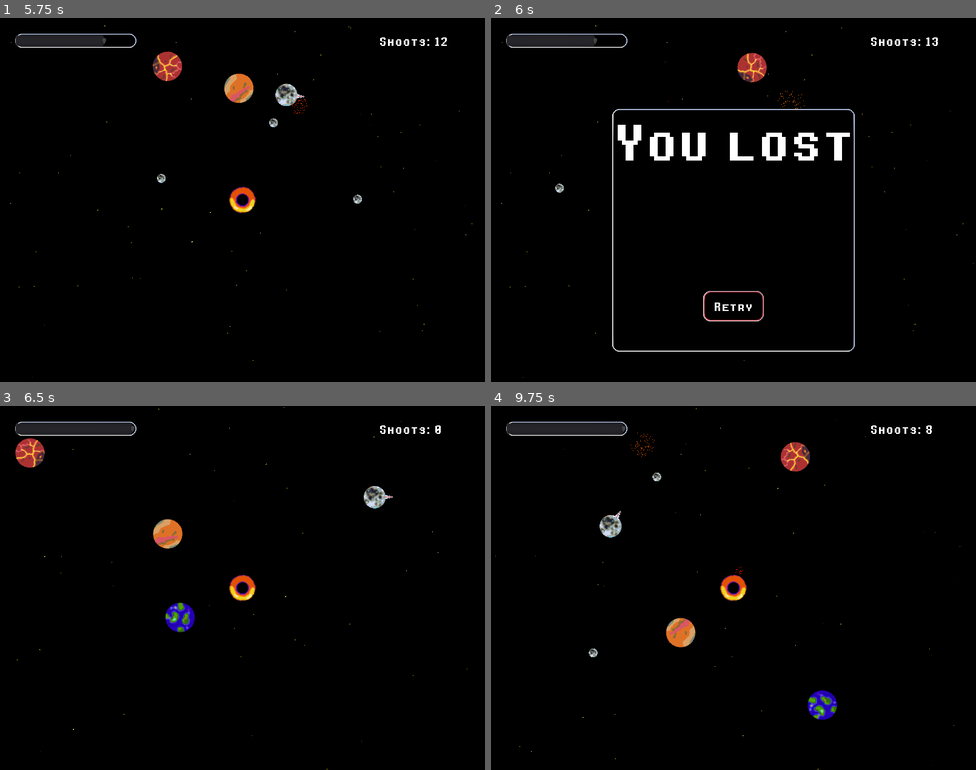
Above: before the commit, frames 1-4 (two rows, left to right).
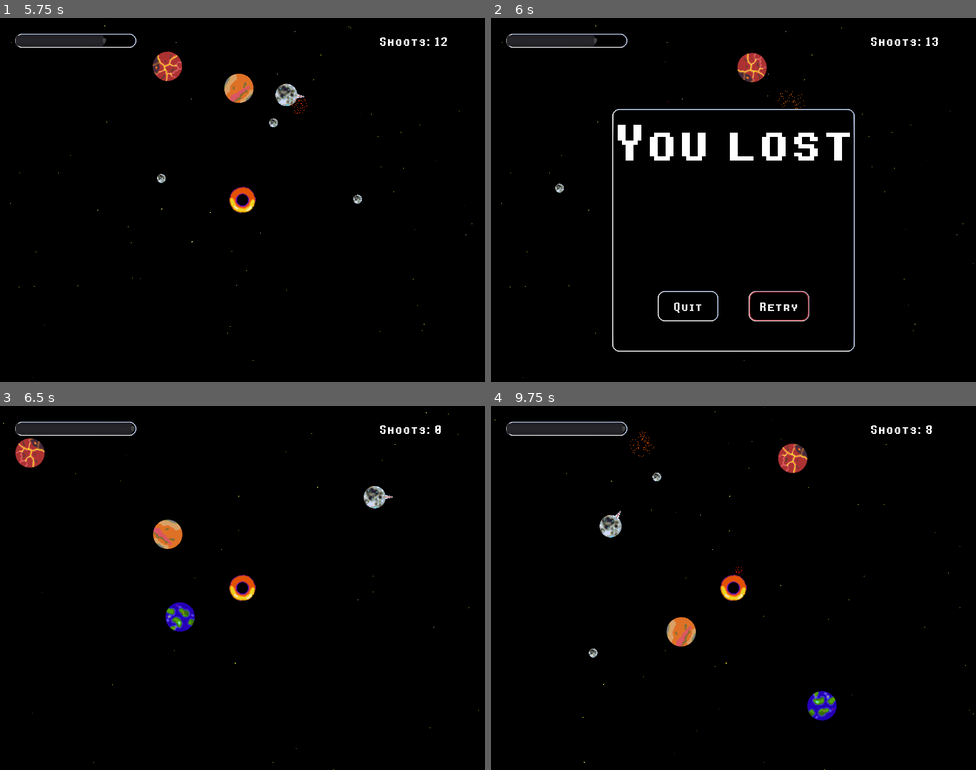
Above: after the commit, the same moments.

Repository: renato-grottesi/moonarchists
Game: Godot game, scene res://Game/Level03.tscn
Two runs of this game, one before a commit and one after it. Both use one fixed random seed, a clock stepped at 60 frames per second and the inputs below. This scene is started directly instead of the project's main scene.
Inputs (mouse positions are in pixels of both pictures, inside the frame that each line leads up to):
- Up to frame 1 (5.75 s): tap Enter at 0.5 s; move the mouse to (349, 181) at 0.52 s; hold Right 0.53-1.28 s; click (349, 181) at 0.67 s; tap Space at 0.77, 1.52, 3.02, 3.77, 4.52 s; move the mouse to (145, 218) at 1.27 s; hold Down 1.28-2.03 s; click (145, 218) at 1.42 s; move the mouse to (291, 119) at 2.02 s; hold Right 2.03-2.78 s; click (291, 119) at 2.17 s; move the mouse to (218, 272) at 2.77 s; hold Up 2.78-3.53 s; click (218, 272) at 2.92 s; move the mouse to (388, 254) at 3.52 s; hold Left 3.53-5.03 s; click (388, 254) at 3.67 s; move the mouse to (97, 145) at 4.27 s; click (97, 145) at 4.42 s; move the mouse to (266, 200) at 5.02 s; hold Down from 5.03 s (still down); click (266, 200) at 5.17 s
- Up to frame 2 (6 s): move the mouse to (660, 109) at 5.77 s; release Down at 5.78 s; hold Right from 5.78 s (still down); click (660, 109) at 5.92 s
- Up to frame 3 (6.5 s): keep holding Right; tap Space at 6.02 s
- Up to frame 4 (9.75 s): move the mouse to (840, 569) at 6.52 s; release Right at 6.53 s; hold Up 6.53-7.28 s; click (840, 569) at 6.67 s; tap Space at 6.77, 7.52, 9.02 s; move the mouse to (636, 606) at 7.27 s; hold Right 7.28-8.03 s; click (636, 606) at 7.42 s; move the mouse to (782, 507) at 8.02 s; hold Down 8.03-8.78 s; click (782, 507) at 8.17 s; move the mouse to (709, 660) at 8.77 s; hold Left 8.78-9.53 s; click (709, 660) at 8.92 s; move the mouse to (879, 642) at 9.52 s; hold Up from 9.53 s (still down); click (879, 642) at 9.67 s

Frame 1 is identical in both runs. In frame 2, 0.6% of the frame differs, in the area x 34-66%, y 75-84%; in frame 3, 0.9%; in frame 4, 1.0%, in the area x 0-100%, y 0-100%.

Commit message:
add level 4, star scoring system, tutorial-story stubs and persistence

Diff:
--- a/Game/Level01.tscn
+++ b/Game/Level01.tscn
@@ -16,3 +16,14 @@
 position = Vector2( -259.188, 5.71323 )
 impulse0 = Vector2( 0, 500 )
 texture = ExtResource( 4 )
+
+[node name="Label" parent="HUD/Opening" index="0"]
+text = "
+We installed a mini-moon
+generator on your moon.
+Use it to shoot at enemy planets
+and push them to their doom!
+
+Move the mouse or use the
+arrow keys to aim.
+Click or press space to shoot."
--- a/Game/Level03.tscn
+++ b/Game/Level03.tscn
@@ -6,8 +6,9 @@
 [ext_resource path="res://Sprites/mars.png" type="Texture" id=5]
 [ext_resource path="res://Sprites/efisto.png" type="Texture" id=6]
 
-[node name="Level02" instance=ExtResource( 1 )]
+[node name="Level03" instance=ExtResource( 1 )]
 current_level = 3
+next_level = 4
 
 [node name="Moon" parent="." index="3"]
 position = Vector2( 351.121, 9.43872 )
--- /dev/null
+++ b/Game/Level04.tscn
@@ -0,0 +1,40 @@
+[gd_scene load_steps=6 format=2]
+
+[ext_resource path="res://Game/Universe.tscn" type="PackedScene" id=1]
+[ext_resource path="res://Game/NeutralMoon.tscn" type="PackedScene" id=2]
+[ext_resource path="res://Sprites/moon.png" type="Texture" id=3]
+[ext_resource path="res://Sprites/saturn.png" type="Texture" id=4]
+[ext_resource path="res://Sprites/efisto.png" type="Texture" id=6]
+
+[node name="Level04" instance=ExtResource( 1 )]
+current_level = 4
+
+[node name="Moon" parent="." index="3"]
+position = Vector2( 351.121, 9.43872 )
+impulse0 = Vector2( 200, -600 )
+
+[node name="Moon" parent="Bodies" index="0" instance=ExtResource( 2 )]
+position = Vector2( -218.346, -169.997 )
+impulse0 = Vector2( 0, 500 )
+texture = ExtResource( 3 )
+friendly = true
+
+[node name="Saturn" parent="Bodies" index="1" instance=ExtResource( 2 )]
+position = Vector2( 9.95728, -133.136 )
+impulse0 = Vector2( -500, -100 )
+texture = ExtResource( 4 )
+
+[node name="Efisto" parent="Bodies" index="2" instance=ExtResource( 2 )]
+position = Vector2( -282.646, 55.8435 )
+impulse0 = Vector2( -500, -800 )
+texture = ExtResource( 6 )
+
+[node name="Opening" parent="HUD" index="3"]
+visible = true
+
+[node name="Label" parent="HUD/Opening" index="0"]
+text = "
+There is another rougue moon
+in this planetary system.
+
+Be carefull and do not break it!"
--- a/Game/NeutralMoon.gd
+++ b/Game/NeutralMoon.gd
@@ -2,6 +2,7 @@
 
 export (Vector2) var impulse0 : Vector2 = Vector2(0, 0)
 export (Resource) var texture
+export (bool) var friendly : bool = false
 
 var rng = RandomNumberGenerator.new()
 
--- a/Game/Universe.gd
+++ b/Game/Universe.gd
@@ -3,32 +3,45 @@
 export (int) var current_level : int = 0
 export (int) var next_level : int = 0
 
-var mass_bullet_scene = preload("res://Game/MassBullet.tscn");
+var mass_bullet_scene = preload("res://Game/MassBullet.tscn")
+var star_texture = preload("res://Sprites/star_full.png")
 
 var levels = [
 	"res://Scenes/MainMenu.tscn",
 	"res://Game/Level01.tscn",
 	"res://Game/Level02.tscn",
-	"res://Game/Level03.tscn"
+	"res://Game/Level03.tscn",
+	"res://Game/Level04.tscn",
 	];
 
 var shoots = 0;
 var game_over = false;
 
 func _ready():
+	var stars = Global.level_status[current_level-1]
+	if stars > 5 :
+		if $HUD/Opening/Label.text.length() > 1:
+			$HUD/Opening.popup()
 	pass
 
 func _process(delta):
+	var enemies_left = 0
 	for B in $Bodies.get_children():
+		if ! B.friendly:
+			enemies_left += 1
 		var c = $CenterOfMass.position
 		var b = B.position
 		var l = b.distance_to(c)
 		if l < 60.0:
 			$ExplosionSound.play()
 			B.queue_free();
-	if $Bodies.get_child_count() < 1 :
+			if B.friendly :
+				game_over = true
+				$HUD/Lost.popup()
+	if enemies_left < 1 :
 		if !game_over:
 			game_over = true
+			$HUD/Victory/Star1.set_texture(star_texture)
 			$HUD/Victory.popup()
 	pass
 
@@ -77,9 +90,47 @@
 	pass
 
 func _on_LostRetry_pressed():
+	var stars = Global.level_status[current_level-1]
+	if stars > 3 :
+		Global.level_status[current_level-1] = 5
 	Global.goto_scene(levels[current_level])
 	pass
 
 func _on_LastLevelVictory_pressed():
 	Global.goto_scene(levels[next_level])
 	pass
+
+func _on_CloseOpening_pressed():
+	$HUD/Opening.hide()
+	pass
+
+func _on_LostQuit_pressed():
+	Global.goto_scene(levels[0])
+	pass
+
+func _on_Victory_about_to_show():
+	var stars = Global.level_status[current_level-1]
+	var new_stars = 1
+	if shoots < 3:
+		new_stars = 2
+	if shoots < 2:
+		new_stars = 3
+	if stars > 4 :
+		stars = 1
+	if new_stars > stars:
+		stars = new_stars
+	Global.level_status[current_level-1] = stars
+	$HUD/Victory/Star1.set_texture(star_texture)
+	if stars > 1 :
+		$HUD/Victory/Star2.set_texture(star_texture)
+	if stars > 2 :
+		$HUD/Victory/Star3.set_texture(star_texture)
+	if next_level > 0:
+		if Global.level_status[next_level-1] > 6:
+			Global.level_status[next_level-1] = 6
+	pass # Replace with function body.
+
+
+func _on_Lost_about_to_show():
+	$HUD/Lost/LostRetry.grab_focus()
+	pass
--- a/Game/Universe.tscn
+++ b/Game/Universe.tscn
@@ -10,11 +10,12 @@
 [ext_resource path="res://Sprites/star.png" type="Texture" id=8]
 [ext_resource path="res://Sounds/explosion.wav" type="AudioStream" id=9]
 [ext_resource path="res://Game/Moon.tscn" type="PackedScene" id=10]
-
-[sub_resource type="Curve" id=2]
+[ext_resource path="res://Sprites/star_empty.png" type="Texture" id=11]
+
+[sub_resource type="Curve" id=1]
 _data = [ Vector2( 0, 0 ), 0.0, 0.00446841, 0, 0, Vector2( 0.494253, 1 ), -2.88089e-07, -2.88089e-07, 0, 0, Vector2( 1, 0 ), 0.0109342, 0.0, 0, 0 ]
 
-[sub_resource type="CircleShape2D" id=1]
+[sub_resource type="CircleShape2D" id=2]
 radius = 30.0
 
 [node name="Universe" type="Node2D"]
@@ -116,6 +117,52 @@
 custom_fonts/font = ExtResource( 4 )
 text = "Close"
 
+[node name="Star1" type="Sprite" parent="HUD/Victory"]
+position = Vector2( 160, 288 )
+scale = Vector2( 2, 2 )
+texture = ExtResource( 11 )
+
+[node name="Star2" type="Sprite" parent="HUD/Victory"]
+position = Vector2( 256, 264 )
+scale = Vector2( 2, 2 )
+texture = ExtResource( 11 )
+
+[node name="Star3" type="Sprite" parent="HUD/Victory"]
+position = Vector2( 352, 288 )
+scale = Vector2( 2, 2 )
+texture = ExtResource( 11 )
+
+[node name="Opening" type="PopupDialog" parent="HUD"]
+margin_left = 256.0
+margin_top = 192.0
+margin_right = 768.0
+margin_bottom = 704.0
+custom_styles/panel = ExtResource( 3 )
+popup_exclusive = true
+__meta__ = {
+"_edit_use_anchors_": false
+}
+
+[node name="Label" type="Label" parent="HUD/Opening"]
+margin_right = 512.0
+margin_bottom = 134.0
+custom_fonts/font = ExtResource( 4 )
+align = 1
+valign = 1
+
+[node name="CloseOpening" type="Button" parent="HUD/Opening"]
+margin_left = 192.0
+margin_top = 384.0
+margin_right = 320.0
+margin_bottom = 448.0
+custom_styles/hover = ExtResource( 5 )
+custom_styles/pressed = ExtResource( 6 )
+custom_styles/focus = ExtResource( 5 )
+custom_styles/disabled = ExtResource( 3 )
+custom_styles/normal = ExtResource( 3 )
+custom_fonts/font = ExtResource( 4 )
+text = "Close"
+
 [node name="LastLevel" type="PopupDialog" parent="HUD"]
 margin_left = 256.0
 margin_top = 192.0
@@ -150,6 +197,7 @@
 text = "Close"
 
 [node name="Lost" type="PopupDialog" parent="HUD"]
+visible = true
 margin_left = 256.0
 margin_top = 192.0
 margin_right = 768.0
@@ -169,10 +217,16 @@
 valign = 1
 
 [node name="LostRetry" type="Button" parent="HUD/Lost"]
-margin_left = 192.0
-margin_top = 384.0
-margin_right = 320.0
-margin_bottom = 448.0
+margin_left = 288.0
+margin_top = 384.0
+margin_right = 416.0
+margin_bottom = 448.0
+focus_neighbour_left = NodePath("../LostQuit")
+focus_neighbour_top = NodePath(".")
+focus_neighbour_right = NodePath("../LostQuit")
+focus_neighbour_bottom = NodePath(".")
+focus_next = NodePath("../LostQuit")
+focus_previous = NodePath("../LostQuit")
 custom_styles/hover = ExtResource( 5 )
 custom_styles/pressed = ExtResource( 6 )
 custom_styles/focus = ExtResource( 5 )
@@ -180,6 +234,28 @@
 custom_styles/normal = ExtResource( 3 )
 custom_fonts/font = ExtResource( 4 )
 text = "Retry"
+
+[node name="LostQuit" type="Button" parent="HUD/Lost"]
+margin_left = 96.0
+margin_top = 384.0
+margin_right = 224.0
+margin_bottom = 448.0
+focus_neighbour_left = NodePath("../LostRetry")
+focus_neighbour_top = NodePath(".")
+focus_neighbour_right = NodePath("../LostRetry")
+focus_neighbour_bottom = NodePath(".")
+focus_next = NodePath("../LostRetry")
+focus_previous = NodePath("../LostRetry")
+custom_styles/hover = ExtResource( 5 )
+custom_styles/pressed = ExtResource( 6 )
+custom_styles/focus = ExtResource( 5 )
+custom_styles/disabled = ExtResource( 3 )
+custom_styles/normal = ExtResource( 3 )
+custom_fonts/font = ExtResource( 4 )
+text = "Quit"
+__meta__ = {
+"_edit_use_anchors_": false
+}
 
 [node name="ExplosionSound" type="AudioStreamPlayer" parent="."]
 stream = ExtResource( 9 )
@@ -188,6 +264,10 @@
 [connection signal="destroyed" from="Moon" to="." method="_on_Moon_destroyed"]
 [connection signal="heath" from="Moon" to="." method="_on_Moon_heath"]
 [connection signal="shoot" from="Moon" to="." method="_on_Moon_shoot"]
+[connection signal="about_to_show" from="HUD/Victory" to="." method="_on_Victory_about_to_show"]
 [connection signal="pressed" from="HUD/Victory/CloseVictory" to="." method="_on_CloseVictory_pressed"]
+[connection signal="pressed" from="HUD/Opening/CloseOpening" to="." method="_on_CloseOpening_pressed"]
 [connection signal="pressed" from="HUD/LastLevel/LastLevelVictory" to="." method="_on_LastLevelVictory_pressed"]
+[connection signal="about_to_show" from="HUD/Lost" to="." method="_on_Lost_about_to_show"]
 [connection signal="pressed" from="HUD/Lost/LostRetry" to="." method="_on_LostRetry_pressed"]
+[connection signal="pressed" from="HUD/Lost/LostQuit" to="." method="_on_LostQuit_pressed"]
--- a/Global.gd
+++ b/Global.gd
@@ -2,9 +2,37 @@
 
 var current_scene = null
 
+# Score for each level
+# 0-3 means played with zero to three stars
+# 5 means played but never completed
+# 6 means never played and ready to play
+# 7 means never played and disabled
+var level_status = [
+	6,
+	7,
+	7,
+	7,
+]
+
 func _ready():
+	load_game()
 	var root = get_tree().get_root()
 	current_scene = root.get_child(root.get_child_count() - 1)
+
+func save_game() :
+	var save_file = File.new()
+	save_file.open("user://savegame.save", File.WRITE)
+	for E in level_status:
+		save_file.store_8(E);
+	save_file.close()
+	pass
+
+func load_game() :
+	var load_file = File.new()
+	load_file.open("user://savegame.save", File.READ)
+	for n in range(level_status.size()) :
+		level_status[n] = load_file.get_8()
+	pass
 
 func goto_scene(path):
 	# This function will usually be called from a signal callback,
@@ -18,10 +46,10 @@
 
 	call_deferred("_deferred_goto_scene", path)
 
-
 func _deferred_goto_scene(path):
 	# It is now safe to remove the current scene
 	current_scene.free()
+	save_game()
 
 	# Load the new scene.
 	var s = ResourceLoader.load(path)
--- a/Scenes/MainMenu.gd
+++ b/Scenes/MainMenu.gd
@@ -3,6 +3,7 @@
 var click_start;
 
 func _ready():
+	$Play.grab_focus()
 	pass
 
 func _process(delta):
@@ -22,6 +23,7 @@
 	pass
 
 func _on_Options_pressed():
+	$OptionsDialog.popup()
 	pass
 
 func _on_CloseCreditsDialog_pressed():
@@ -31,3 +33,7 @@
 func _on_Credits_pressed():
 	$CreditsDialog.popup()
 	pass
+
+func _on_CloseOptionsDialog_pressed():
+	$OptionsDialog.hide()
+	pass
--- a/Scenes/MainMenu.tscn
+++ b/Scenes/MainMenu.tscn
@@ -59,7 +59,7 @@
 focus_previous = NodePath("../Play")
 custom_styles/hover = ExtResource( 4 )
 custom_styles/pressed = ExtResource( 5 )
-custom_styles/focus = ExtResource( 3 )
+custom_styles/focus = ExtResource( 4 )
 custom_styles/disabled = ExtResource( 3 )
 custom_styles/normal = ExtResource( 3 )
 custom_fonts/font = ExtResource( 2 )
@@ -154,8 +154,44 @@
 custom_styles/normal = ExtResource( 3 )
 custom_fonts/font = ExtResource( 2 )
 text = "Close"
+
+[node name="OptionsDialog" type="PopupDialog" parent="."]
+margin_left = 64.0
+margin_top = 192.0
+margin_right = 960.0
+margin_bottom = 768.0
+custom_styles/panel = ExtResource( 3 )
+popup_exclusive = true
+__meta__ = {
+"_edit_use_anchors_": false
+}
+
+[node name="Label" type="Label" parent="OptionsDialog"]
+margin_left = 64.0
+margin_top = 64.0
+margin_right = 517.0
+margin_bottom = 251.0
+custom_fonts/font = ExtResource( 2 )
+text = "Options"
+__meta__ = {
+"_edit_use_anchors_": false
+}
+
+[node name="CloseOptionsDialog" type="Button" parent="OptionsDialog"]
+margin_left = 384.0
+margin_top = 448.0
+margin_right = 512.0
+margin_bottom = 512.0
+custom_styles/hover = ExtResource( 4 )
+custom_styles/pressed = ExtResource( 5 )
+custom_styles/focus = ExtResource( 4 )
+custom_styles/disabled = ExtResource( 3 )
+custom_styles/normal = ExtResource( 3 )
+custom_fonts/font = ExtResource( 2 )
+text = "Close"
 [connection signal="pressed" from="Play" to="." method="_on_play_pressed"]
 [connection signal="pressed" from="Options" to="." method="_on_Options_pressed"]
 [connection signal="pressed" from="Credits" to="." method="_on_Credits_pressed"]
 [connection signal="pressed" from="Exit" to="." method="_on_exit_pressed"]
 [connection signal="pressed" from="CreditsDialog/CloseCreditsDialog" to="." method="_on_CloseCreditsDialog_pressed"]
+[connection signal="pressed" from="OptionsDialog/CloseOptionsDialog" to="." method="_on_CloseOptionsDialog_pressed"]
Binary file added: Aseprite/star_empty.ase
Binary file added: Aseprite/star_full.ase
Not shown: 3 places in Game/Universe.tscn that only renumber resources
Binary file added: Sprites/star_empty.png
Binary file added: Sprites/star_full.png
